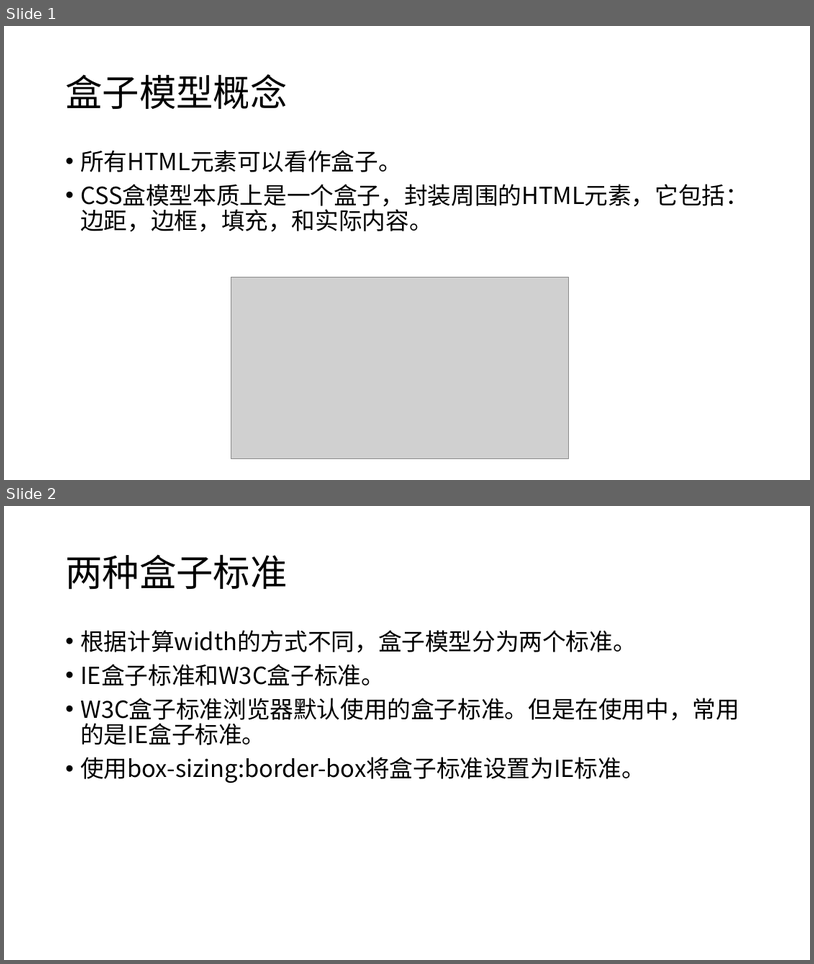
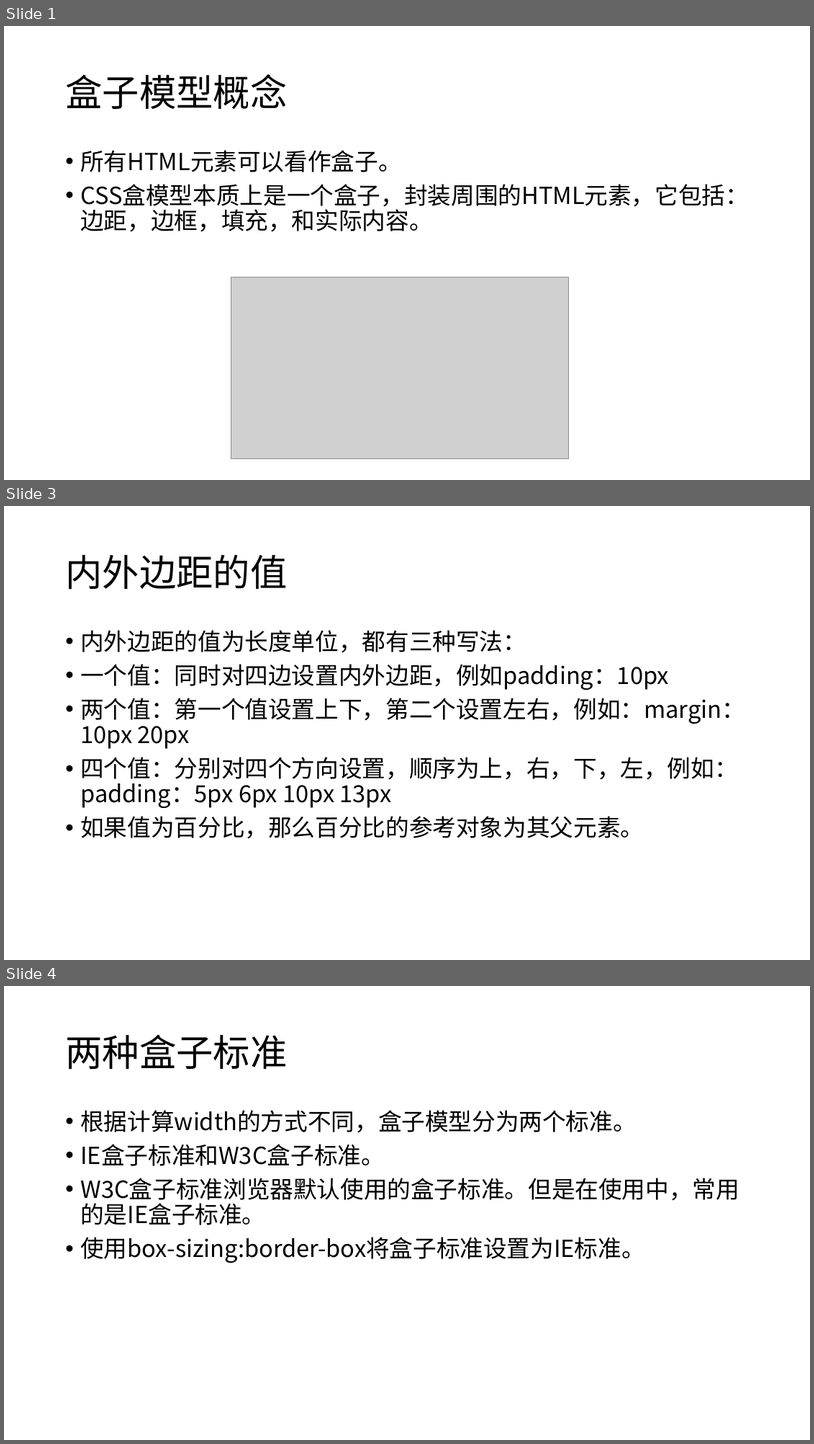
Before and after one commit to sans123wx/class, a slide deck: 网页设计与制作/课件/6/css盒子.pptx. Shown one above the other, each under a label of ours: slides 1 and 2 before the commit, slides 1, 3 and 4 after it; the slides between them are not shown. The pictures are 814x964 and 814x1444 pixels, drawn with LibreOffice and Linux fonts; fonts in the diff are those of the drawing; grey boxes stand for pictures. Boxes give left, top, right and bottom in pixels: in the first picture for what was removed or moved away, otherwise in the second. Text is boxed around its words. In the diff, an @@ line names an element or a change of style, - is before the commit and + after.

```diff
--- a/网页设计与制作/课件/6/css盒子.pptx
+++ b/网页设计与制作/课件/6/css盒子.pptx
@@ slide 3 added at box(4, 506, 810, 960), background #FFFFFF @@
@@ title added at box(65, 555, 287, 590), 44 pt, text #000000 @@
+内外边距的值
@@ text added at box(80, 630, 746, 839), 28 pt, text #000000 @@
+• 内外边距的值为长度单位，都有三种写法：
+• 一个值：同时对四边设置内外边距，例如padding：10px
+• 两个值：第一个值设置上下，第二个设置左右，例如：margin：10px 20px
+• 四个值：分别对四个方向设置，顺序为上，右，下，左，例如：padding：5px 6px 10px 13px
+• 如果值为百分比，那么百分比的参考对象为其父元素。
@@ what was slide 2 is now slide 4 @@
```
Also in this commit, not shown: 1 other slide added, 5 other files.
